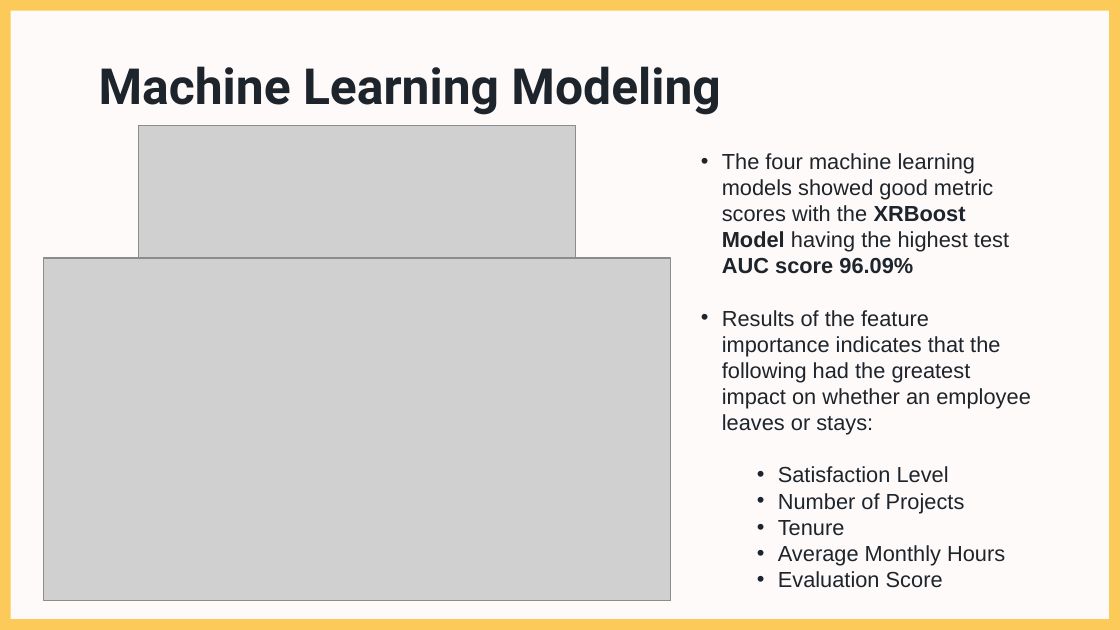
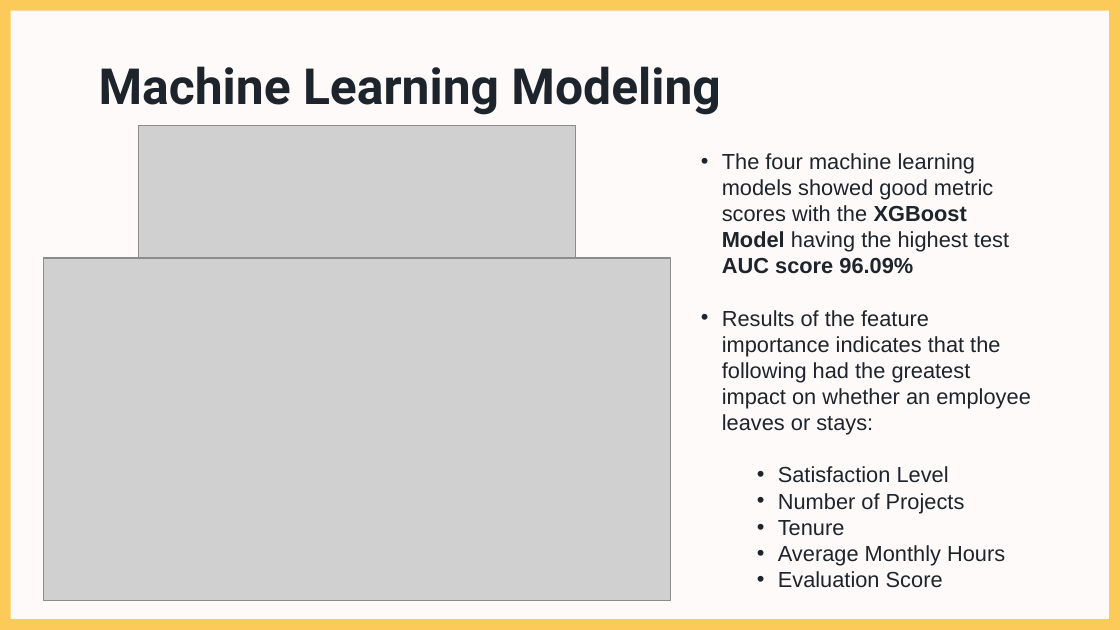
Before and after one commit to johnnapa/Data-Analytics-Python-Projects, a slide deck: slide 13 of SALIFORT MOTORS EMPLOYEE RETENTION/Employee_retention_analysis_executive_summary.pptx. Drawn at 1120x630 pixels with LibreOffice and Linux fonts; fonts in the diff are those of the drawing; grey boxes stand for pictures. Boxes give left, top, right and bottom in pixels: in the first picture for what was removed or moved away, otherwise in the second. Text is boxed around its words. In the diff, an @@ line names an element or a change of style, - is before the commit and + after.

```diff
--- a/SALIFORT MOTORS EMPLOYEE RETENTION/Employee_retention_analysis_executive_summary.pptx
+++ b/SALIFORT MOTORS EMPLOYEE RETENTION/Employee_retention_analysis_executive_summary.pptx
@@ subtitle at (x1=722, y1=153, x2=1009, y2=274): text changed @@
-• The four machine learning models showed good metric scores with the XRBoost Model having the highest test AUC score 96.09%
+• The four machine learning models showed good metric scores with the XGBoost Model having the highest test AUC score 96.09%
```
Also in this commit, not shown: 1 other file.
